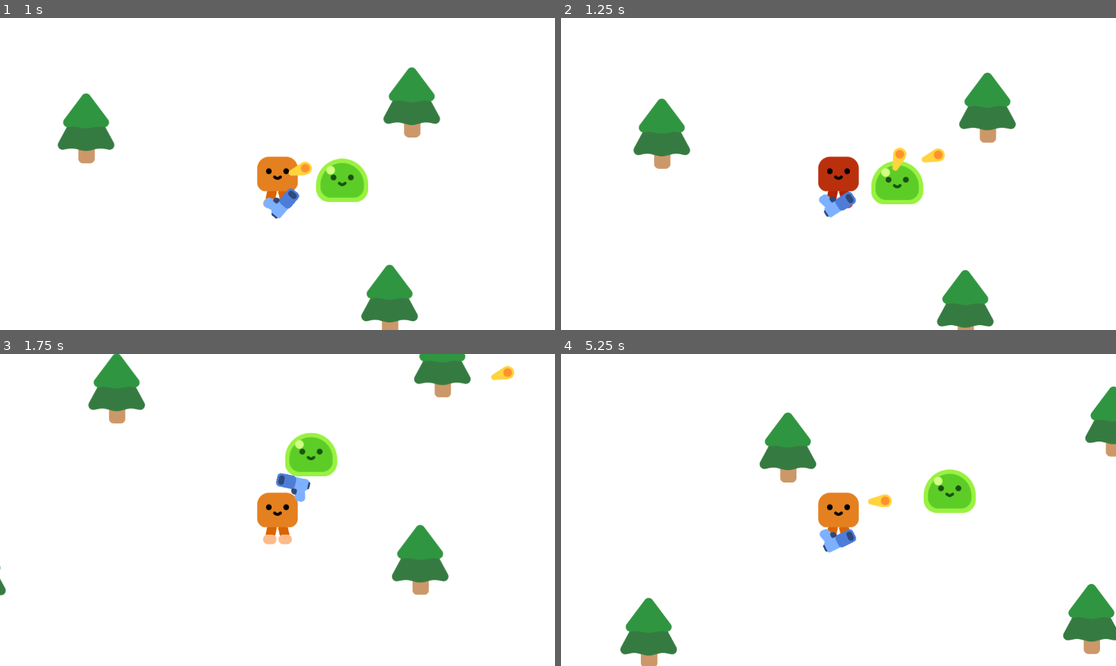
Above: before the commit, frames 1-4 (two rows, left to right).
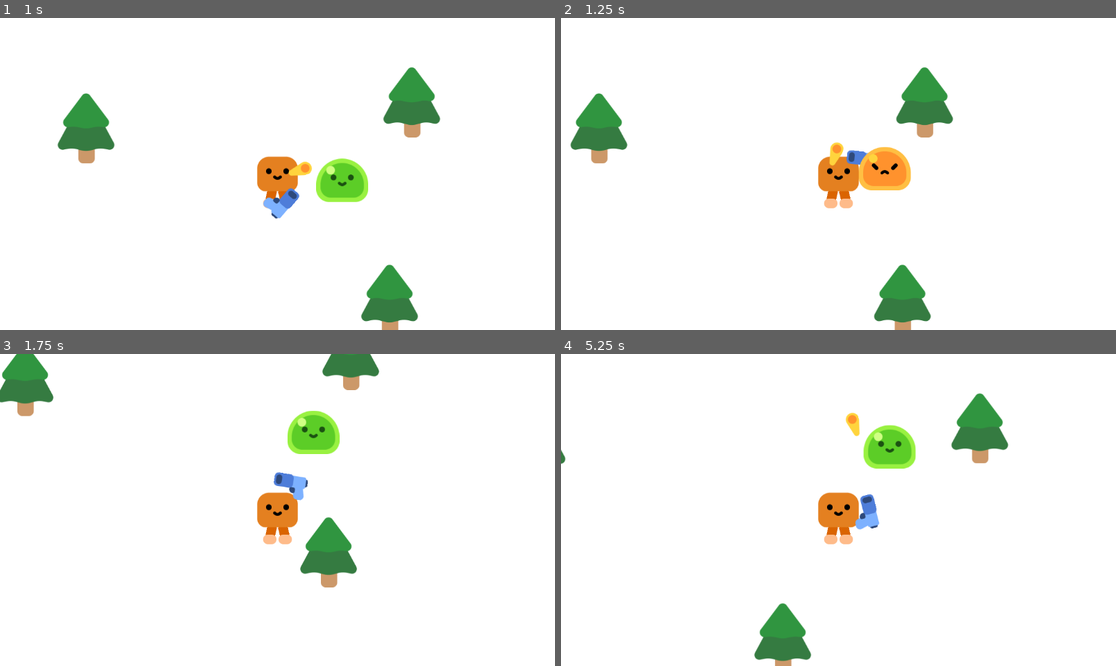
Above: after the commit, the same moments.

Repository: Pear-Juice/ATLS-GD-FarmerSurvivor
Game: Godot game, scene res://Scenes/L1.tscn
Two runs of this game, one before a commit and one after it. Both use one fixed random seed, a clock stepped at 60 frames per second and the inputs below.
Inputs (mouse positions are in pixels of both pictures, inside the frame that each line leads up to):
- Up to frame 1 (1 s): move the mouse to (399, 158) at 0.52 s; press the mouse at (399, 158) at 0.53 s; hold D (Right) from 0.53 s (still down)
- Up to frame 2 (1.25 s): keep holding D (Right)
- Up to frame 3 (1.75 s): move the mouse to (166, 525) at 1.27 s; release D (Right) at 1.28 s; release the mouse at (166, 525) at 1.28 s; hold S (Down) from 1.28 s (still down); click (166, 525) at 1.35 s
- Up to frame 4 (5.25 s): move the mouse to (894, 441) at 2.02 s; release S (Down) at 2.03 s; press the mouse at (894, 441) at 2.03 s; hold D (Right) 2.03-2.78 s; move the mouse to (810, 572) at 2.77 s; release the mouse at (810, 572) at 2.78 s; hold W (Up) 2.78-3.53 s; click (810, 572) at 2.85 s; move the mouse to (1005, 556) at 3.52 s; press the mouse at (1005, 556) at 3.53 s; hold A (Left) 3.53-5.03 s; move the mouse to (672, 463) at 4.27 s; release the mouse at (672, 463) at 4.28 s; click (672, 463) at 4.35 s; move the mouse to (866, 510) at 5.02 s; press the mouse at (866, 510) at 5.03 s; hold S (Down) from 5.03 s (still down)

Frame 1 is identical in both runs. In frame 2, 11% of the frame differs, in the area x 1-82%, y 15-100%; in frame 3, 9.1%; in frame 4, 11%.

Commit message:
Step 12: 19.5 minutes

Diff:
--- a/Objects/Bullet/Bullet.gd
+++ b/Objects/Bullet/Bullet.gd
@@ -1,6 +1,10 @@
 extends CharacterBody2D
 
 @export var life_time : float
+@export var knockback : float
+
+func hit():
+	queue_free()
 
 func _ready() -> void:
 	await get_tree().create_timer(life_time).timeout
--- a/Objects/Bullet/Bullet.tscn
+++ b/Objects/Bullet/Bullet.tscn
@@ -6,11 +6,12 @@
 [sub_resource type="CircleShape2D" id="CircleShape2D_sinfj"]
 radius = 15.0
 
-[node name="Bullet" type="CharacterBody2D"]
+[node name="Bullet" type="CharacterBody2D" groups=["Bullet"]]
 collision_layer = 2
 collision_mask = 2
 script = ExtResource("1_nux34")
 life_time = 2.0
+knockback = 700.0
 
 [node name="Sprite2D" type="Sprite2D" parent="."]
 position = Vector2(-1, 11)
--- a/Objects/Slime/Enemy.gd
+++ b/Objects/Slime/Enemy.gd
@@ -6,14 +6,49 @@
 @export var damage : int
 @export var hit_force := 500.0
 
+@export var stun_length := 0.5
+
+var can_hit := true
+
+func hit(force : Vector2):
+	if can_hit:
+		can_hit = false
+		velocity = force
+		set_hurt_sprites(true)
+
+		await get_tree().create_timer(stun_length).timeout
+		can_hit = true
+		set_hurt_sprites(false)
+
+func set_hurt_sprites(on : bool):
+	if on:
+		$SlimeBody.visible = false
+		$SlimeBodyHurt.visible = true
+	else:
+		$SlimeBody.visible = true
+		$SlimeBodyHurt.visible = false
+
+func kill():
+	set_hurt_sprites(true)
+	can_hit = false
+	$Area2D/AreaCollisionShape.set_deferred("disabled", true)
+	var tween = get_tree().create_tween().tween_property(self, "scale", Vector2(0,0), 0.3)
+	await tween.finished
+	queue_free()
+
 func _process(delta: float) -> void:
 	direction = global_position.direction_to(Player.I.global_position)
 
 func _physics_process(delta: float) -> void:
-	velocity = speed * direction
+	if can_hit:
+		velocity = speed * direction
+	else:
+		velocity *= 0.9
 	move_and_slide()
-
 
 func _on_area_2d_body_entered(body: Node2D) -> void:
 	if body is Player:
 		body.hit(damage, direction, hit_force)
+	elif body.is_in_group("Bullet"):
+		hit(body.velocity.normalized() * body.knockback)
+		body.hit()
--- a/Objects/Slime/Slime.tscn
+++ b/Objects/Slime/Slime.tscn
@@ -1,8 +1,10 @@
-[gd_scene load_steps=6 format=3 uid="uid://42nawovb8lnj"]
+[gd_scene load_steps=8 format=3 uid="uid://42nawovb8lnj"]
 
 [ext_resource type="Texture2D" uid="uid://bmvdworm2ghw5" path="res://Objects/Slime/slime_body.png" id="1_hipdj"]
 [ext_resource type="Script" uid="uid://iu005vrumoc4" path="res://Objects/Slime/Enemy.gd" id="1_rgifs"]
 [ext_resource type="Texture2D" uid="uid://wudhhk5f5i1h" path="res://Objects/Slime/slime_face.png" id="2_oqx3y"]
+[ext_resource type="Texture2D" uid="uid://5pucr0o8rulk" path="res://Objects/Slime/slime_body_hurt.png" id="4_v81uo"]
+[ext_resource type="Texture2D" uid="uid://dn3tgyjgwvcw6" path="res://Objects/Slime/slime_hurt_eyes.png" id="5_meup2"]
 
 [sub_resource type="CircleShape2D" id="CircleShape2D_oqx3y"]
 radius = 37.0135
@@ -17,18 +19,31 @@
 speed = 200.0
 damage = 1
 
-[node name="SlimeBody" type="Sprite2D" parent="."]
-texture = ExtResource("1_hipdj")
-
-[node name="SlimeFace" type="Sprite2D" parent="."]
-texture = ExtResource("2_oqx3y")
-
 [node name="CollisionShape2D" type="CollisionShape2D" parent="."]
 shape = SubResource("CircleShape2D_oqx3y")
 
 [node name="Area2D" type="Area2D" parent="."]
+collision_layer = 3
+collision_mask = 3
 
-[node name="CollisionShape2D" type="CollisionShape2D" parent="Area2D"]
+[node name="AreaCollisionShape" type="CollisionShape2D" parent="Area2D"]
 shape = SubResource("CircleShape2D_rgifs")
 
+[node name="SlimeBody" type="Node2D" parent="."]
+
+[node name="SlimeBody" type="Sprite2D" parent="SlimeBody"]
+texture = ExtResource("1_hipdj")
+
+[node name="SlimeFace" type="Sprite2D" parent="SlimeBody"]
+texture = ExtResource("2_oqx3y")
+
+[node name="SlimeBodyHurt" type="Node2D" parent="."]
+visible = false
+
+[node name="SlimeBody" type="Sprite2D" parent="SlimeBodyHurt"]
+texture = ExtResource("4_v81uo")
+
+[node name="SlimeFace" type="Sprite2D" parent="SlimeBodyHurt"]
+texture = ExtResource("5_meup2")
+
 [connection signal="body_entered" from="Area2D" to="." method="_on_area_2d_body_entered"]
--- a/project.godot
+++ b/project.godot
@@ -14,6 +14,10 @@
 run/main_scene="uid://nt5xmxvh04wr"
 config/features=PackedStringArray("4.4", "GL Compatibility")
 config/icon="res://icon.svg"
+
+[global_group]
+
+Bullet=""
 
 [input]
 
Not shown, changed: README.md
